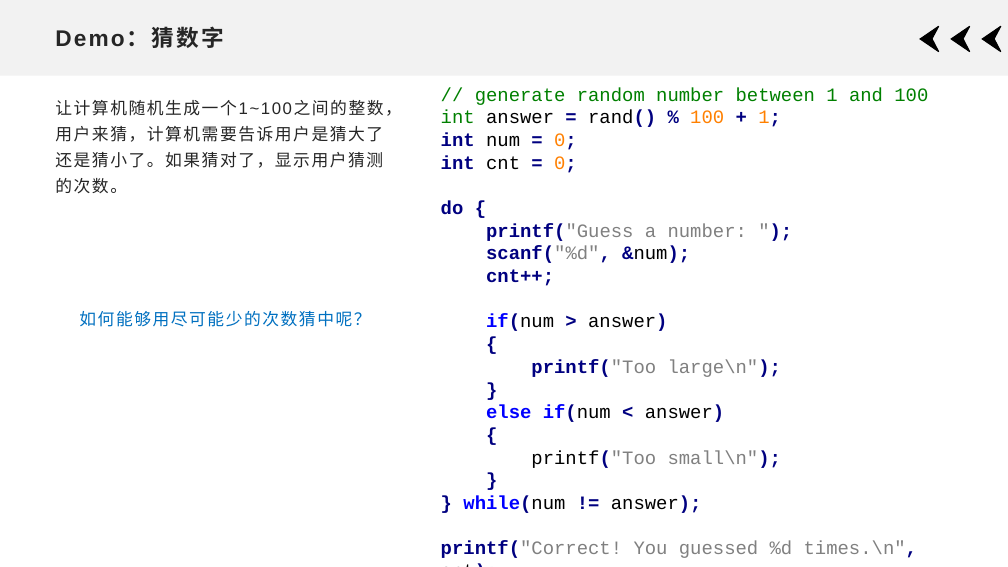
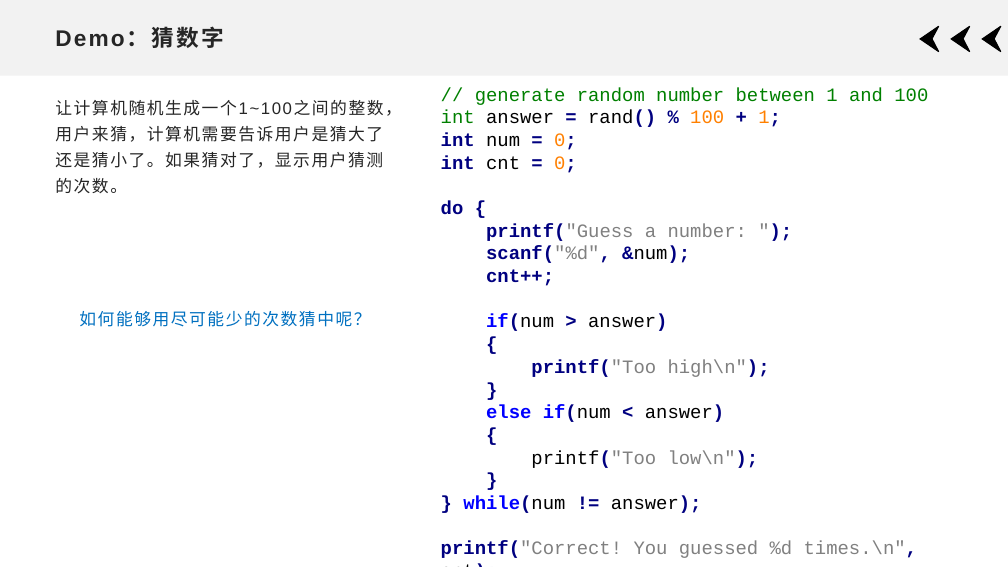
Before and after one commit to xdai02/C, a slide deck: slide 11 of slides/Chapter3.pptx. Drawn at 1008x567 pixels with LibreOffice and Linux fonts; fonts in the diff are those of the drawing. Boxes give left, top, right and bottom in pixels: in the first picture for what was removed or moved away, otherwise in the second. Text is boxed around its words. In the diff, an @@ line names an element or a change of style, - is before the commit and + after.

```diff
--- a/slides/Chapter3.pptx
+++ b/slides/Chapter3.pptx
@@ text at [441,87,928,558]: text changed @@
-// generate random number between 1 and 100 int answer = rand() % 100 + 1; int num = 0; int cnt = 0; do { printf("Guess a number: "); scanf("%d", &num); cnt++; if(num > answer) { printf("Too large\n"); } else if(num < answer) { printf("Too small\n"); } } while(num != answer); printf("Correct! You guessed %d times.\n", cnt);
+// generate random number between 1 and 100 int answer = rand() % 100 + 1; int num = 0; int cnt = 0; do { printf("Guess a number: "); scanf("%d", &num); cnt++; if(num > answer) { printf("Too high\n"); }
+else if(num < answer)
+{
+printf("Too low\n");
+} } while(num != answer); printf("Correct! You guessed %d times.\n", cnt);
```
Also in this commit, not shown: 1 other slide changed, 93 slides added, 2 slides removed, 10 other files.
